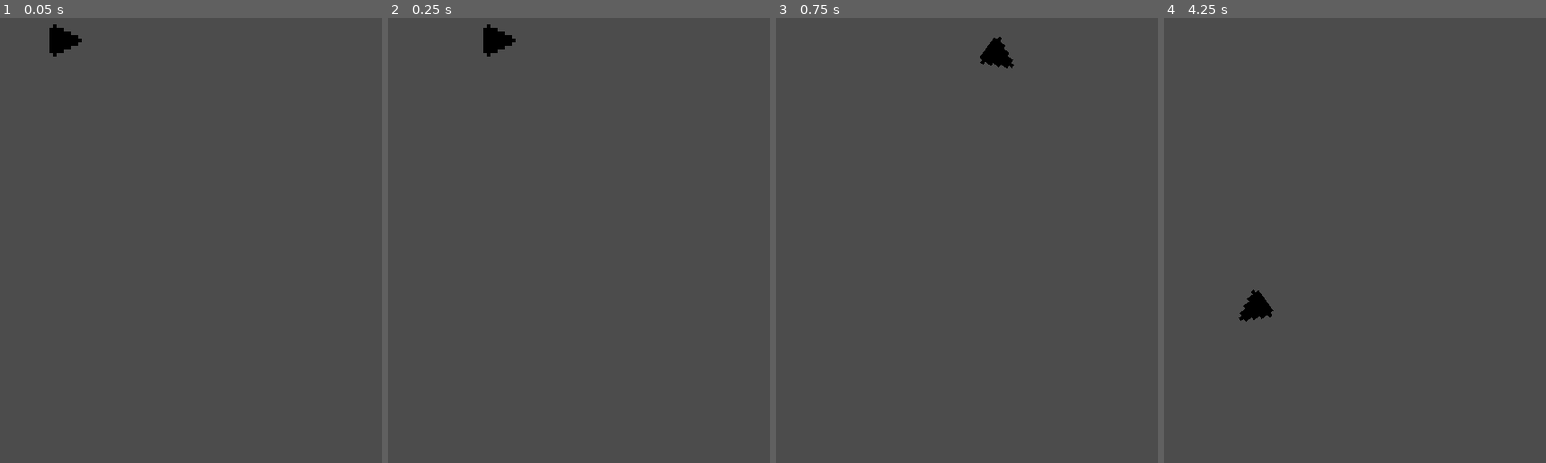
Above: before the commit, frames 1-4 (left to right).
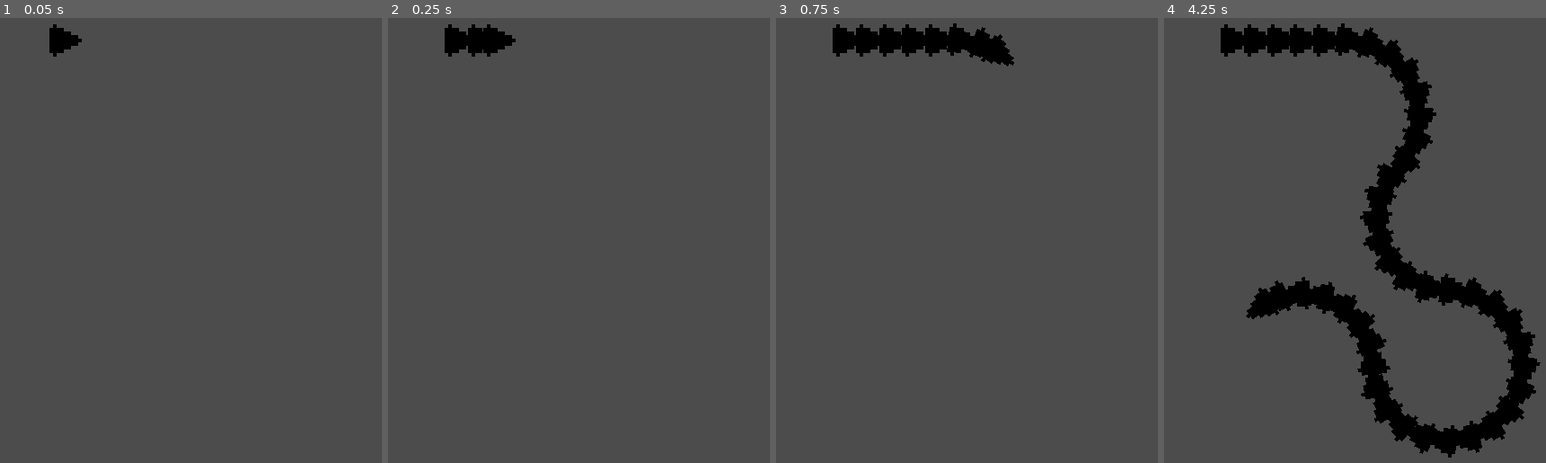
Above: after the commit, the same moments.

Repository: mark-chimes/rootsnake
Game: Godot game, scene res://main.tscn
The game is run twice, just before and just after one commit, with the same random seed, the same clock (stepped at 60 frames per second) and the same inputs.
Inputs:
- Up to frame 1 (0.05 s): no input
- Up to frame 2 (0.25 s): no input
- Up to frame 3 (0.75 s): hold Right (right) from 0.53 s (still down)
- Up to frame 4 (4.25 s): release Right (right) at 1.28 s; hold Left (left) 1.28-2.03 s; hold Right (right) 2.03-3.53 s; hold Left (left) from 3.53 s (still down)

Frame 1 is identical in both runs. In frame 2, 0.6% of the frame differs, in the area x 14-25%, y 1-9%; in frame 3, 2.2%; in frame 4, 13%, in the area x 14-99%, y 1-99%.

Commit message:
Leave a trail

Diff:
--- a/main.tscn
+++ b/main.tscn
@@ -1,11 +1,15 @@
-[gd_scene load_steps=5 format=2]
+[gd_scene load_steps=6 format=2]
 
 [ext_resource path="res://snakehead.gd" type="Script" id=1]
 [ext_resource path="res://sprites/triangle.png" type="Texture" id=2]
 [ext_resource path="res://sprites/box.png" type="Texture" id=3]
 [ext_resource path="res://sprites/box_small.png" type="Texture" id=4]
+[ext_resource path="res://trail.gd" type="Script" id=5]
 
 [node name="main" type="Node2D"]
+
+[node name="trail" type="Node2D" parent="."]
+script = ExtResource( 5 )
 
 [node name="snakehead" type="Node2D" parent="."]
 position = Vector2( 16, 48 )
--- a/snakehead.gd
+++ b/snakehead.gd
@@ -1,4 +1,6 @@
 extends Node2D
+
+
 
 
 # Declare member variables here. Examples:
@@ -20,8 +22,6 @@
 var SPAWN_TIME = 1
 
 func _process(delta):
-	timer += delta
-
 	if Input.is_action_pressed("right"):
 		angle += turn_speed * delta
 	elif Input.is_action_pressed("left"):
@@ -32,7 +32,7 @@
 	elif angle < 0:
 		angle += 360
 
-	print(angle)
+	rotation_degrees = angle
 
-	$Sprite.rotation_degrees = angle
+func _physics_process(delta):
 	position += Vector2(1, 0).rotated(deg2rad(angle)) * VEL * delta
--- /dev/null
+++ b/trail.gd
@@ -0,0 +1,23 @@
+extends Node2D
+
+var trail_piece_res = load("res://trailpiece.tscn")
+
+var timer = 0.0
+var SPAWN_TIME = 0.1
+
+func _ready():
+	pass
+
+func _physics_process(delta):
+	timer += delta
+
+	if timer >= SPAWN_TIME:
+		timer = 0
+		spawn_piece()
+
+func spawn_piece():
+	var snakehead = get_parent().get_node("snakehead")
+	var trail_piece = trail_piece_res.instance()
+	trail_piece.position = snakehead.position
+	trail_piece.rotation_degrees = snakehead.rotation_degrees
+	add_child(trail_piece)
--- /dev/null
+++ b/trailpiece.tscn
@@ -0,0 +1,8 @@
+[gd_scene load_steps=2 format=2]
+
+[ext_resource path="res://sprites/triangle.png" type="Texture" id=1]
+
+[node name="trailpiece" type="Node2D"]
+
+[node name="Sprite" type="Sprite" parent="."]
+texture = ExtResource( 1 )
